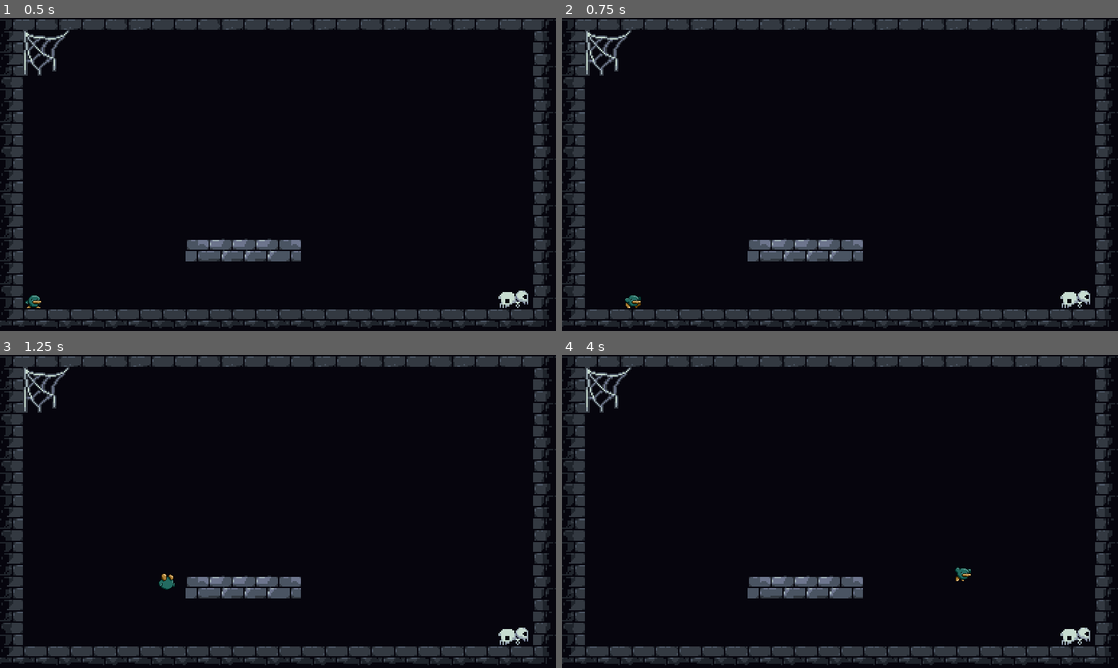
Above: before the commit, frames 1-4 (two rows, left to right).
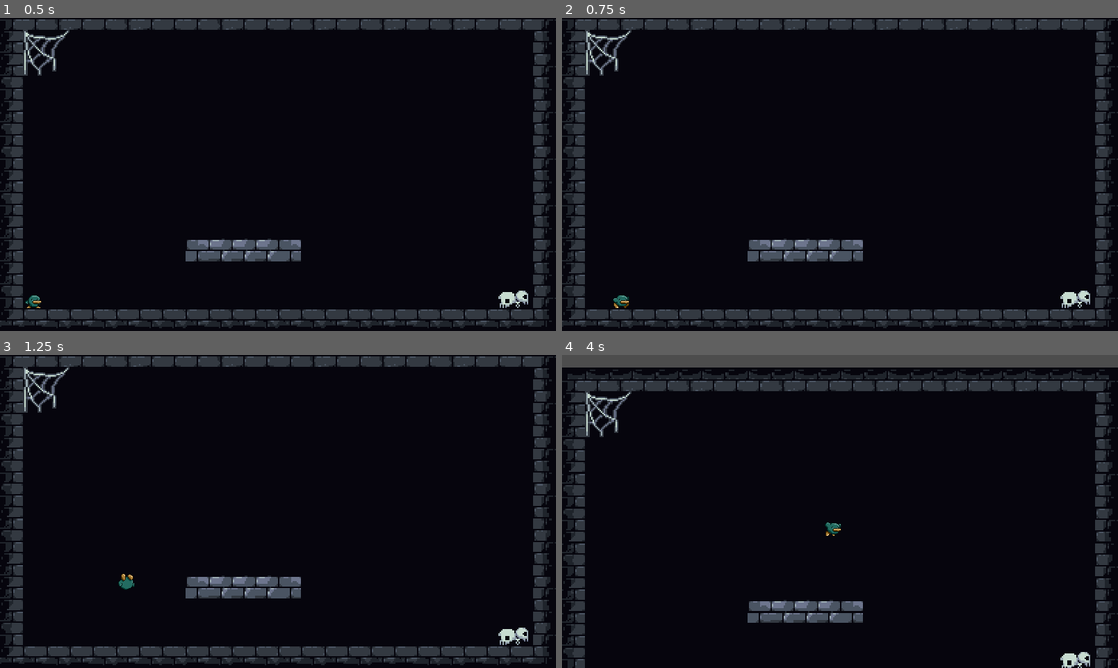
Above: after the commit, the same moments.

Repository: Jonon/tiny-but-mighty
Game: Godot game, scene res://scenes/game.tscn
Two runs of this game, one before a commit and one after it. Both use one fixed random seed, a clock stepped at 60 frames per second and the inputs below.
Inputs:
- Up to frame 1 (0.5 s): no input
- Up to frame 2 (0.75 s): hold D (move_right) from 0.53 s (still down)
- Up to frame 3 (1.25 s): keep holding D (move_right); tap Space (jump) at 0.77 s
- Up to frame 4 (4 s): tap Space (jump) at 1.52, 3.02, 3.77 s; release D (move_right) at 2.03 s; hold A (move_left) 2.03-2.78 s; hold D (move_right) from 2.78 s (still down)

Frame 1 is identical in both runs. In frame 2, 0.2% of the frame differs, in the area x 9-15%, y 88-93%; in frame 3, 0.2%; in frame 4, 18%, in the area x 0-100%, y 0-100%.

Commit message:
Decrease walking speed

Diff:
--- a/scenes/player.tscn
+++ b/scenes/player.tscn
@@ -119,8 +119,7 @@
 sprite_frames = SubResource("SpriteFrames_aux5v")
 animation = &"run"
 autoplay = "idle"
-frame = 1
-frame_progress = 0.338788
+frame_progress = 0.265293
 
 [node name="CollisionShape2D" type="CollisionShape2D" parent="."]
 position = Vector2(0, -4)
--- a/scripts/player.gd
+++ b/scripts/player.gd
@@ -1,7 +1,7 @@
 extends CharacterBody2D
 
 
-const SPEED = 130.0
+const SPEED = 90.0
 const JUMP_VELOCITY = -300.0
 
 @onready var animated_sprite: AnimatedSprite2D = $AnimatedSprite2D
